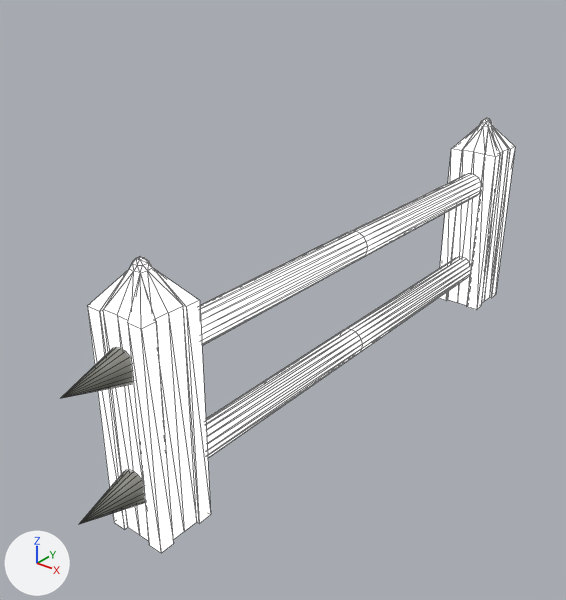
What one commit did to the glTF model www/models/lba2/layouts/CA_015_iron_ladder_var1.glb.
Rendered twice from a camera (50 mm lens) standing at (1.26, -1.94, 1.43) and looking at (-0.13, -0.2, 0.35). The lights are fixed; the arrows at lower left show +X, +Y and +Z. Mesh edges are drawn as thin lines. Vertices at the same position are counted once.

The first picture shows 'ladder_bars', 'ladder_support', 'spikes'.
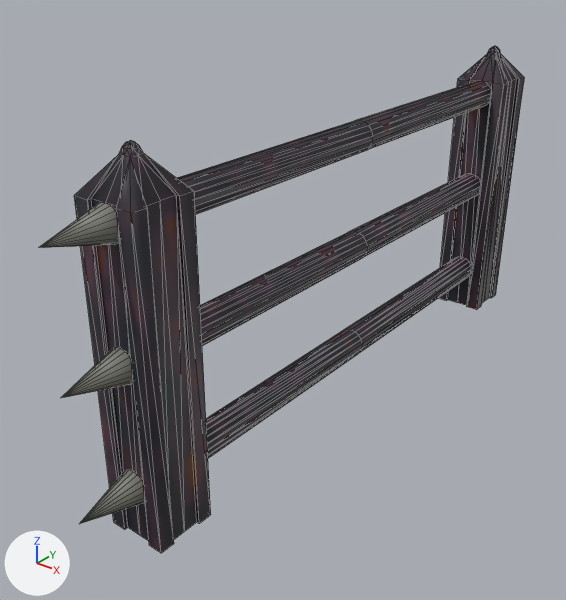
Location of each change, [x1, y1, x2, y2] in pixels of the pictures (566 x 600 px; the box of a moved part takes in the faces that stretch with it):
'ladder_support', surface changed, reshaped (white to grey, 17% taller): before [88, 118, 515, 553]; after [74, 46, 524, 553]
'ladder_bars', surface changed, reshaped (white to grey, 12% wider, 32% taller): before [200, 173, 481, 458]; after [177, 81, 491, 458]
'spikes', reshaped: before [61, 348, 145, 524]; after [39, 203, 145, 524]
part 1 of me_plane, moved or reshaped: before [100, 125, 510, 541]; after [87, 54, 524, 541]
part 2 of me_plane, surface changed (white to black): [88, 146, 515, 553] in both
part 3 of me_plane_001, added: after [177, 81, 491, 214]
part 4 of me_plane_001, moved or reshaped: [344, 257, 471, 352] in both
part 5 of me_plane_001, moved or reshaped: [349, 173, 481, 257] in both
part 6 of me_plane_001, surface changed (white to grey): [200, 231, 367, 458] in both
part 7 of me_plane_002, added: after [39, 203, 120, 248]

Edits to the bpy script that builds the scene:
```text
Change mat_texture:
    remove mat_texture.emission_strength = 1.0
Change me_plane:
    used by ob_ladder_support; location = (0.0, 0.0, 0.0)
    remove me_plane.from_pydata(...)  # 138 vertices, 224 faces; spans x -0.09..0.09, y -0.96..0.96, z 0.0..0.75
    add me_plane.from_pydata(...)  # 138 vertices, 224 faces; spans x -0.09..0.09, y -0.96..0.96, z 0.0..1.01
    me_plane part 1
    29 vertices are removed from x -0.09..0.09, y -0.95..0.96, z 0.63..0.75
    144 faces are deleted
    29 vertices in x -0.02..0.02, y -0.89..0.89, z 0.72..0.75 move by (0.0, 0.0, 0.26)
    16 vertices in x -0.09..0.09, y -0.96..0.95, z 0.63 move by (0.0, 0.0, 0.27)
    16 vertices move from x -0.09..0.09, y -0.89..0.96, z 0.63..0.74 to x -0.09..0.09, y -0.89..0.96, z 0.9..1.0
    5 vertices are added at (-0.01, -0.87, 1.01), (-0.01, -0.88, 1.01), (0.01, -0.88, 1.01), (0.01, -0.87, 1.01), (0.0, -0.87, 1.01)
    24 new vertices lie (0.0, 0.0, 0.9) away from vertices in x -0.09..0.09, y -0.95..0.96, z 0.0
    144 new faces join them
    me_plane part 2: 84 kept faces spanning x -0.09..0.09, y -0.96..0.96, z 0.0..1.01 get new texture (UV) coordinates
Change me_plane_001:
    used by ob_ladder_bars; location = (0.0, 0.0, 0.0)
    remove me_plane_001.from_pydata(...)  # 108 vertices, 144 faces; spans x -0.05..0.05, y -0.79..0.79, z 0.11..0.55
    add me_plane_001.from_pydata(...)  # 162 vertices, 216 faces; spans x -0.05..0.05, y -0.79..0.79, z 0.11..0.9
    me_plane_001 part 3: a new loose piece of 54 vertices spanning x -0.05..0.05, y -0.79..0.79, z 0.8..0.9, in mat_texture (picture img_ca_015_var1_texture)
    me_plane_001 part 4
    36 faces are deleted
    36 new faces join them
    me_plane_001 part 5
    36 faces are deleted
    36 new faces join them
    me_plane_001 part 6: 72 kept faces spanning x -0.05..0.05, y -0.79..0.0, z 0.11..0.55 get new texture (UV) coordinates
Change me_plane_002:
    where me_plane_002.from_pydata(...)  # 76 vertices, 72 faces; spans x -0.05..0.05, y -1.12..1.12, z 0.11..0.55
    used by ob_spikes; location = (0.0, 0.0, 0.0)
    me_plane_002 part 7: the loose piece of 19 vertices spanning x -0.05..0.05, y -1.12..-0.95, z 0.46..0.55 is copied, and the copy is moved by (0.0, 0.0, 0.35); it spans x -0.05..0.05, y -1.12..-0.95, z 0.8..0.9
```
